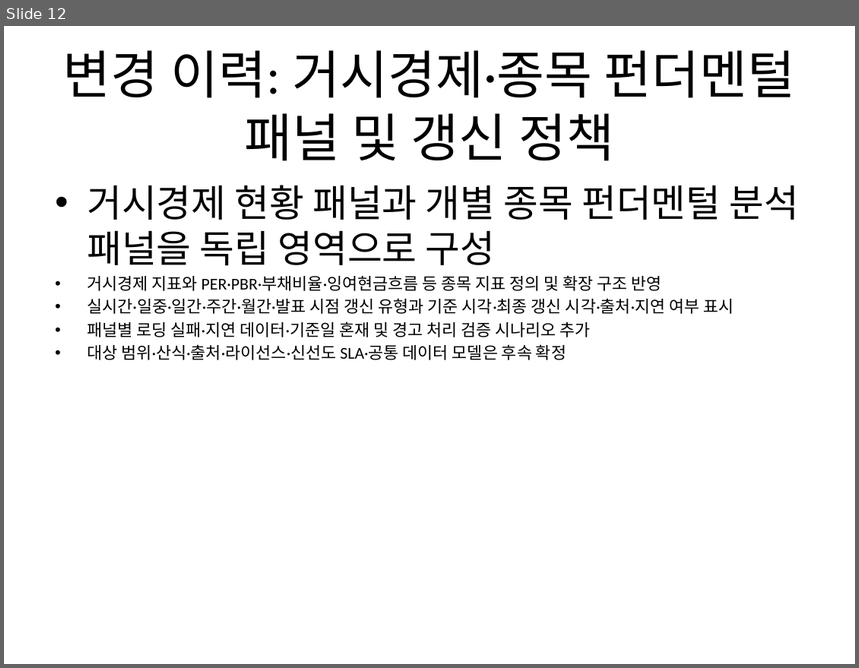
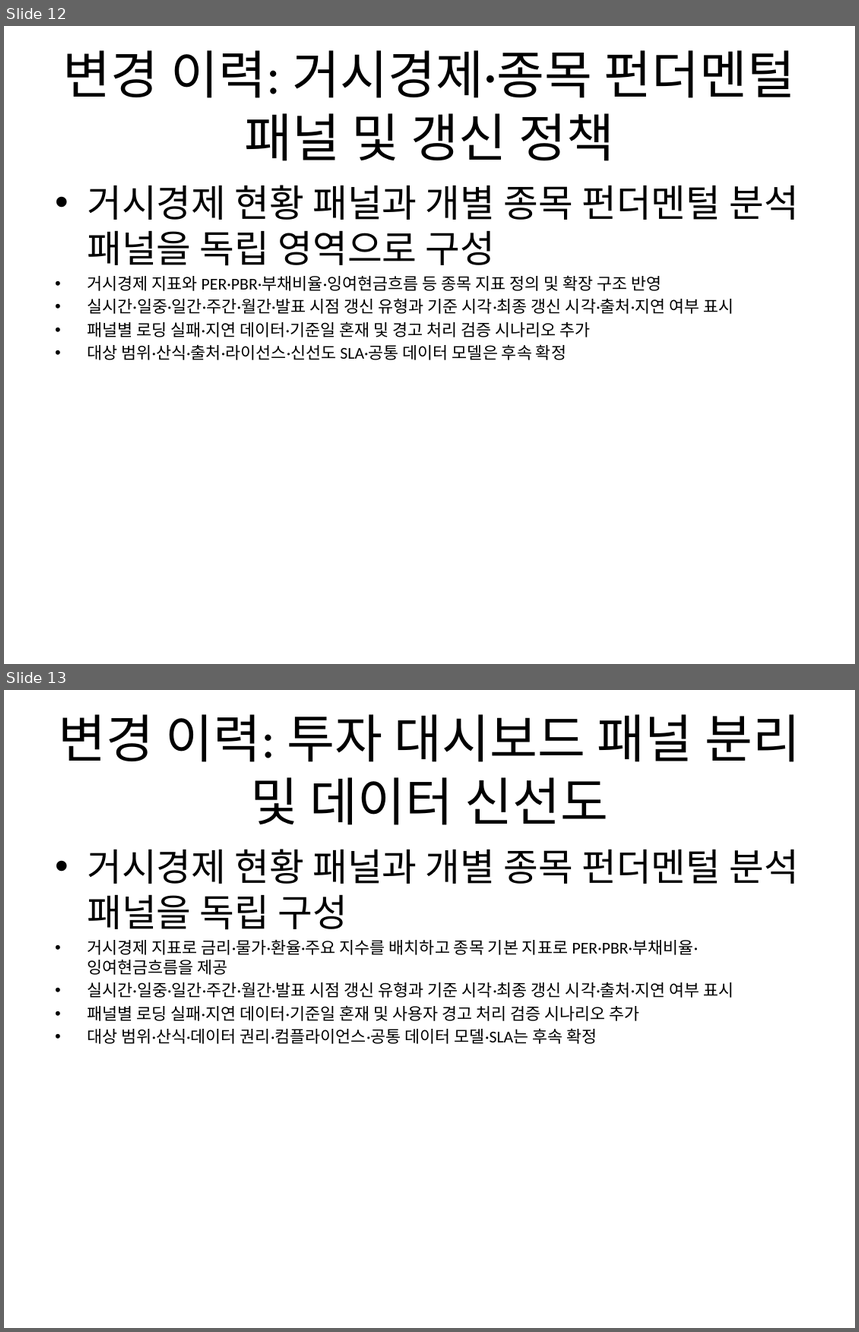
Before and after one commit to Abraxaspark91/n8n_termpjt, a slide deck: scenarios/S07_investment_dashboard/deliverables/투자대시보드_기획_덱.pptx. Shown one above the other, each under a label of ours: slide 12 before the commit, slides 12 and 13 after it. The pictures are 859x668 and 859x1332 pixels, drawn with LibreOffice and Linux fonts; fonts in the diff are those of the drawing. Boxes give left, top, right and bottom in pixels: in the first picture for what was removed or moved away, otherwise in the second. Text is boxed around its words. In the diff, an @@ line names an element or a change of style, - is before the commit and + after.

```diff
--- a/scenarios/S07_investment_dashboard/deliverables/투자대시보드_기획_덱.pptx
+++ b/scenarios/S07_investment_dashboard/deliverables/투자대시보드_기획_덱.pptx
@@ slide 13 added at (x1=4, y1=690, x2=855, y2=1328), background #FFFFFF @@
@@ title added at (x1=58, y1=714, x2=800, y2=825), 44 pt, text #000000 @@
+변경 이력: 투자 대시보드 패널 분리 및 데이터 신선도
@@ text added at (x1=87, y1=849, x2=800, y2=1044), 14 pt, text #000000 @@
+• 거시경제 현황 패널과 개별 종목 펀더멘털 분석 패널을 독립 구성
+• 거시경제 지표로 금리·물가·환율·주요 지수를 배치하고 종목 기본 지표로 PER·PBR·부채비율·잉여현금흐름을 제공
+• 실시간·일중·일간·주간·월간·발표 시점 갱신 유형과 기준 시각·최종 갱신 시각·출처·지연 여부 표시
+• 패널별 로딩 실패·지연 데이터·기준일 혼재 및 사용자 경고 처리 검증 시나리오 추가
+• 대상 범위·산식·데이터 권리·컴플라이언스·공통 데이터 모델·SLA는 후속 확정
```
Also in this commit, not shown: 8 other files.
